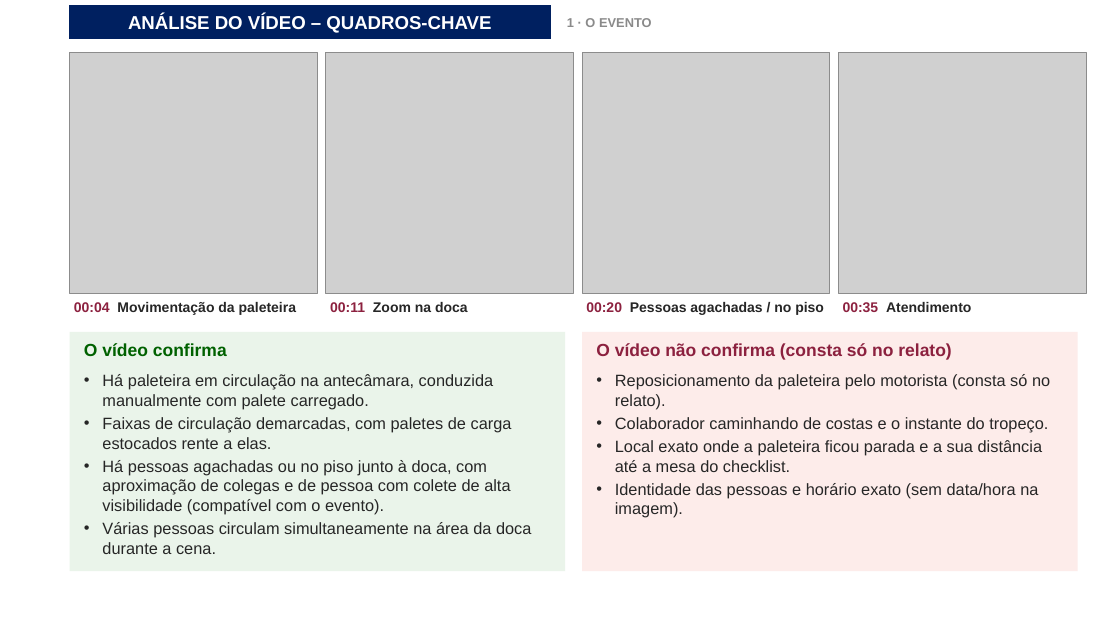
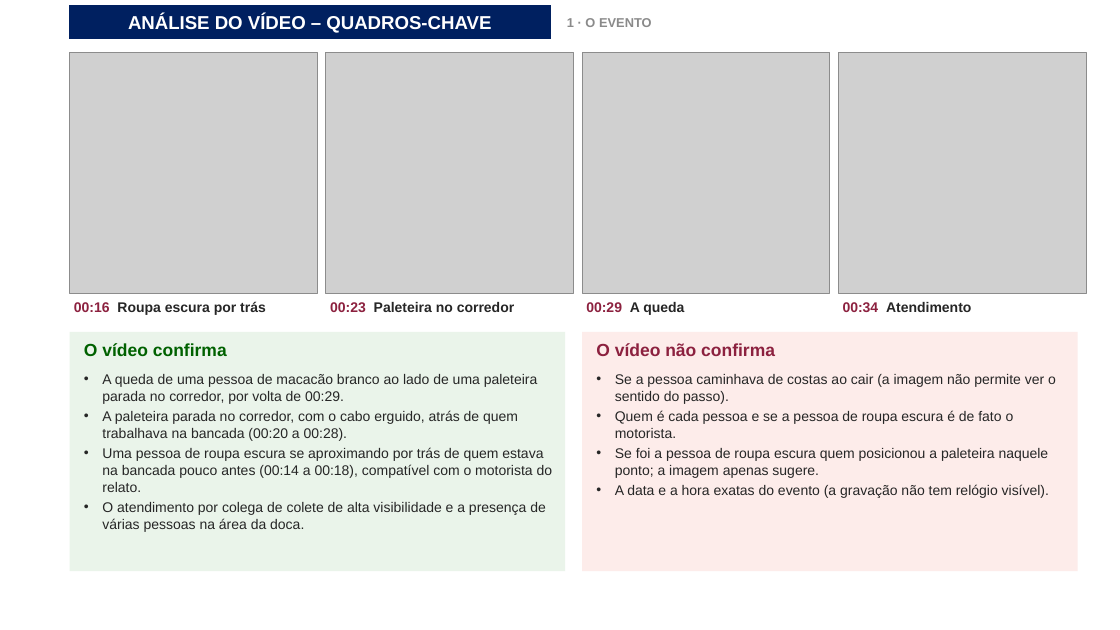
Before and after one commit to luantavarez9/hospital-seguro, a slide deck: slide 6 of entrega_acidente_GRU1/Apresentacao_Ocorrencia_Acidente_GRU_I.pptx. Drawn at 1120x630 pixels with LibreOffice and Linux fonts; fonts in the diff are those of the drawing; grey boxes stand for pictures; background and template pictures are left out. Boxes give left, top, right and bottom in pixels: in the first picture for what was removed or moved away, otherwise in the second. Text is boxed around its words. In the diff, an @@ line names an element or a change of style, - is before the commit and + after.

```diff
--- a/entrega_acidente_GRU1/Apresentacao_Ocorrencia_Acidente_GRU_I.pptx
+++ b/entrega_acidente_GRU1/Apresentacao_Ocorrencia_Acidente_GRU_I.pptx
@@ text at [74, 301, 266, 315]: text changed @@
-00:04 Movimentação da paleteira
+00:16 Roupa escura por trás
@@ text at [330, 302, 514, 312]: text changed @@
-00:11 Zoom na doca
+00:23 Paleteira no corredor
@@ text at [586, 302, 684, 315]: text changed @@
-00:20 Pessoas agachadas / no piso
+00:29 A queda
@@ text at [843, 302, 971, 312]: text changed @@
-00:35 Atendimento
+00:34 Atendimento
@@ text at [596, 343, 775, 356]: text changed @@
-O vídeo não confirma (consta só no relato)
+O vídeo não confirma
@@ text at [102, 374, 553, 532]: text changed; size 14 to 12 pt @@
-• Há paleteira em circulação na antecâmara, conduzida manualmente com palete carregado.
-• Faixas de circulação demarcadas, com paletes de carga estocados rente a elas.
-• Há pessoas agachadas ou no piso junto à doca, com aproximação de colegas e de pessoa com colete de alta visibilidade (compatível com o evento).
-• Várias pessoas circulam simultaneamente na área da doca durante a cena.
+• A queda de uma pessoa de macacão branco ao lado de uma paleteira parada no corredor, por volta de 00:29.
+• A paleteira parada no corredor, com o cabo erguido, atrás de quem trabalhava na bancada (00:20 a 00:28).
+• Uma pessoa de roupa escura se aproximando por trás de quem estava na bancada pouco antes (00:14 a 00:18), compatível com o motorista do relato.
+• O atendimento por colega de colete de alta visibilidade e a presença de várias pessoas na área da doca.
@@ text at [615, 374, 1056, 498]: text changed; size 14 to 12 pt @@
-• Reposicionamento da paleteira pelo motorista (consta só no relato).
-• Colaborador caminhando de costas e o instante do tropeço.
-• Local exato onde a paleteira ficou parada e a sua distância até a mesa do checklist.
-• Identidade das pessoas e horário exato (sem data/hora na imagem).
+• Se a pessoa caminhava de costas ao cair (a imagem não permite ver o sentido do passo).
+• Quem é cada pessoa e se a pessoa de roupa escura é de fato o motorista.
+• Se foi a pessoa de roupa escura quem posicionou a paleteira naquele ponto; a imagem apenas sugere.
+• A data e a hora exatas do evento (a gravação não tem relógio visível).
```
Also in this commit, not shown: 11 other slides changed, 1 slide added, 15 other files.
